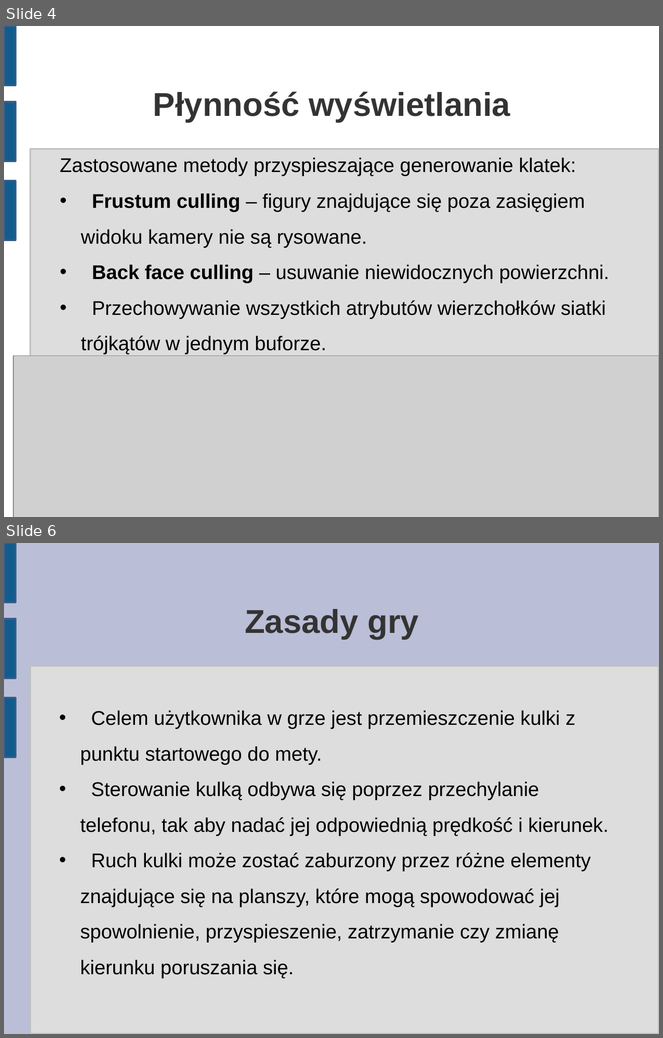
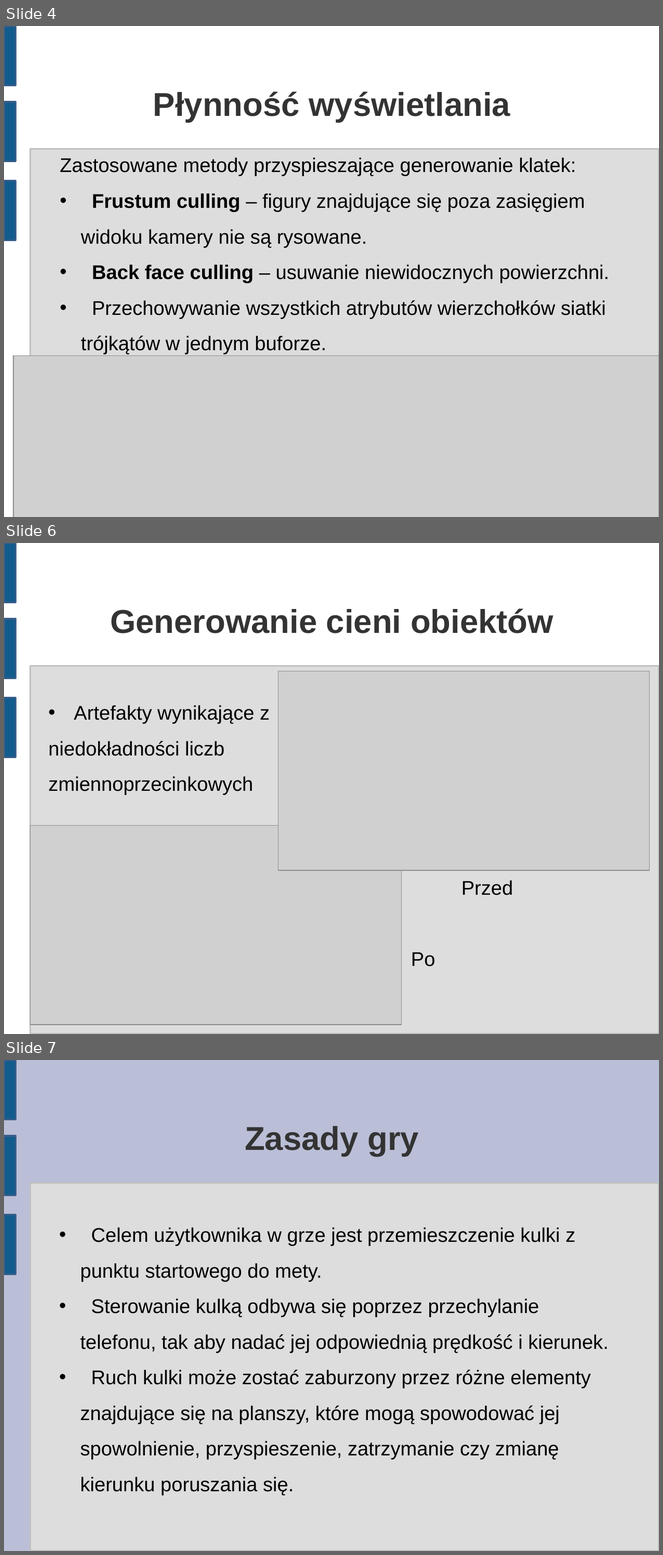
Before and after one commit to matkaczmarski/Praca-inzynierska, a slide deck: Prezentacja/Praca Inżynierska 2.odp. Shown one above the other, each under a label of ours: slides 4 and 6 before the commit, slides 4, 6 and 7 after it; the slides between them are not shown. The pictures are 663x1038 and 663x1555 pixels, drawn with LibreOffice and Linux fonts; fonts in the diff are those of the drawing; grey boxes stand for pictures. Boxes give left, top, right and bottom in pixels: in the first picture for what was removed or moved away, otherwise in the second. Text is boxed around its words. In the diff, an @@ line names an element or a change of style, - is before the commit and + after.

```diff
--- a/Prezentacja/Praca Inżynierska 2.odp
+++ b/Prezentacja/Praca Inżynierska 2.odp
@@ slide 6 added at box(4, 543, 659, 1034), background #FFFFFF; not listed: 4 template elements that a slide beside it also shows @@
@@ title added at box(110, 609, 554, 633), 40 pt, text #333333, bold @@
+Generowanie cieni obiektów
@@ picture added at box(278, 671, 650, 871) @@
@@ text added at box(48, 705, 270, 795), 24 pt, text #000000 @@
+• Artefakty wynikające z
+niedokładności liczb
+zmiennoprzecinkowych
@@ picture added at box(30, 826, 402, 1026) @@
@@ text added at box(411, 880, 513, 967), 24 pt, text #000000 @@
+Przed
+Po
@@ what was slide 6 is now slide 7 @@
```
Also in this commit, not shown: 1 slide changed, 1 other slide added, 1 slide removed, 1 other file.
